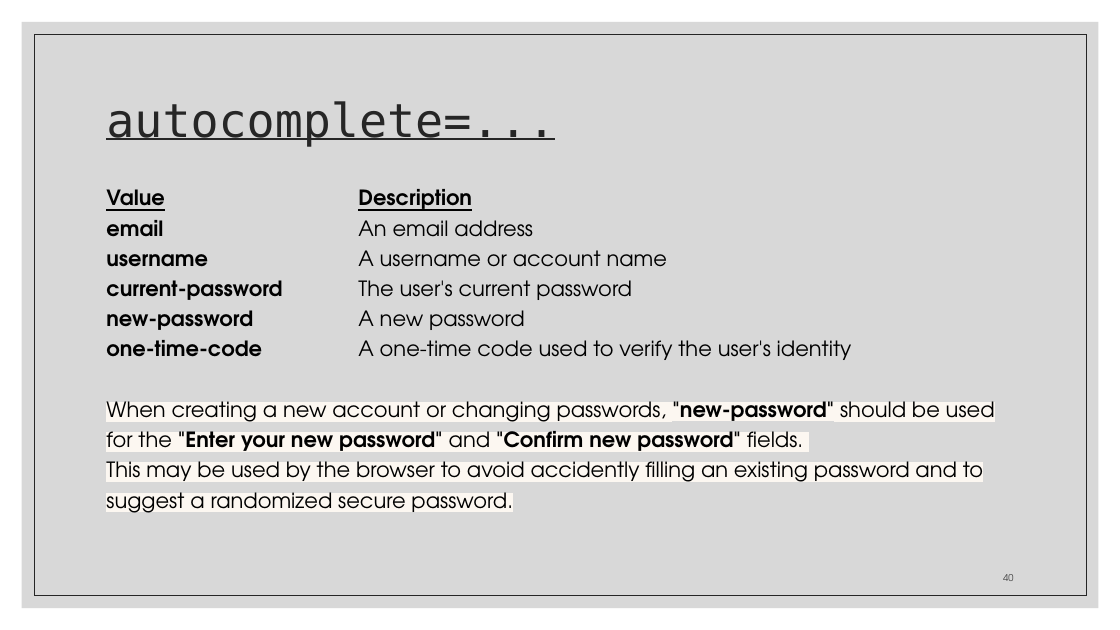
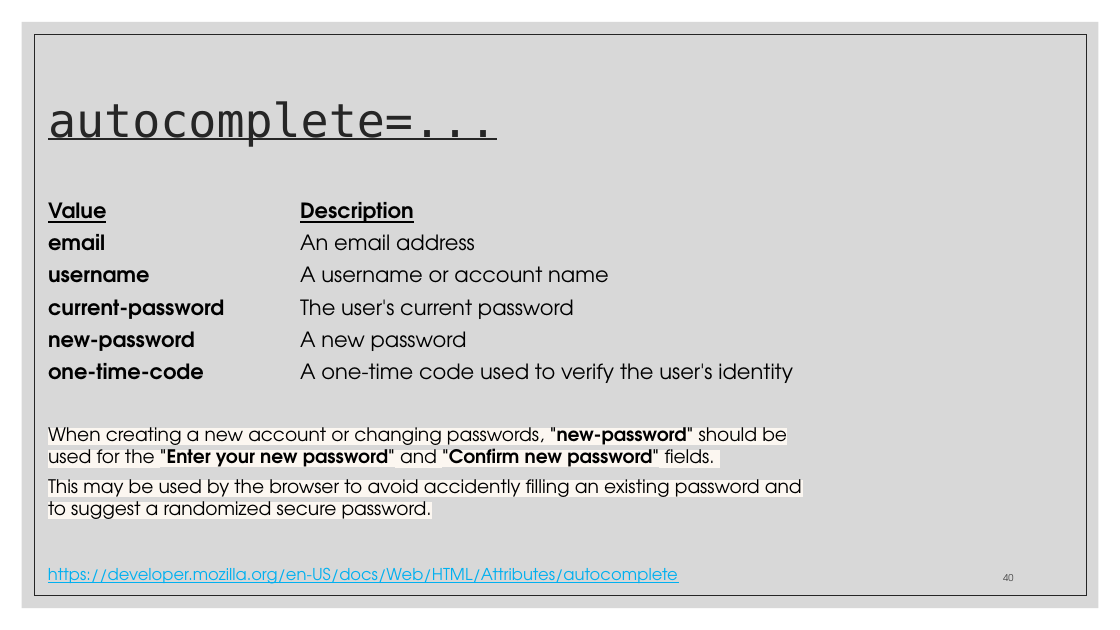
Before and after one commit to zackstotts/base-node-curriculum, a slide deck: slide 40 of unit_00/html_review/03 HTML Forms.pptx. Drawn at 1120x630 pixels with LibreOffice and Linux fonts; fonts in the diff are those of the drawing. Boxes give left, top, right and bottom in pixels: in the first picture for what was removed or moved away, otherwise in the second. Text is boxed around its words. In the diff, an @@ line names an element or a change of style, - is before the commit and + after.

```diff
--- a/unit_00/html_review/03 HTML Forms.pptx
+++ b/unit_00/html_review/03 HTML Forms.pptx
@@ title "autocomplete=...": place and size @@
-title "autocomplete=..." at (106, 101, 555, 147)
+title "autocomplete=..." at (48, 101, 497, 147)
@@ text "Value Description": place and size @@
-text "Value Description" at (106, 189, 995, 513)
+text "Value Description" at (48, 202, 802, 519)
@@ text "Value Description" at (48, 202, 802, 519): size 18 to 16 pt in "When creating a new account or changing ...", "This may be used by the browser ..."; line spacing 1.2 to 1; more space between paragraphs @@
@@ text added at (48, 567, 678, 584), 14 pt, text #00B0F0, underline @@
+https://developer.mozilla.org/en-US/docs/Web/HTML/Attributes/autocomplete
```
Also in this commit, not shown: 37 other slides changed.
